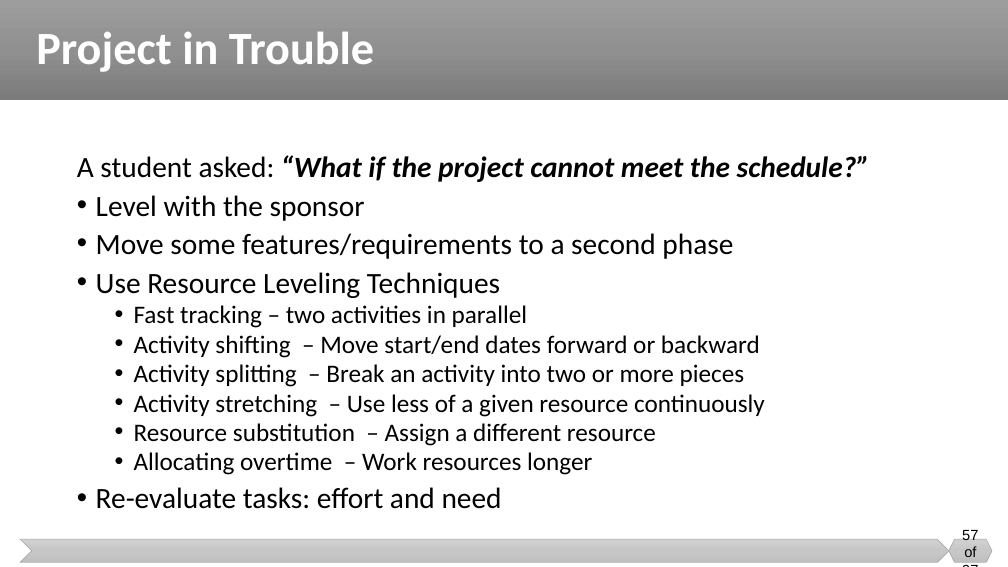
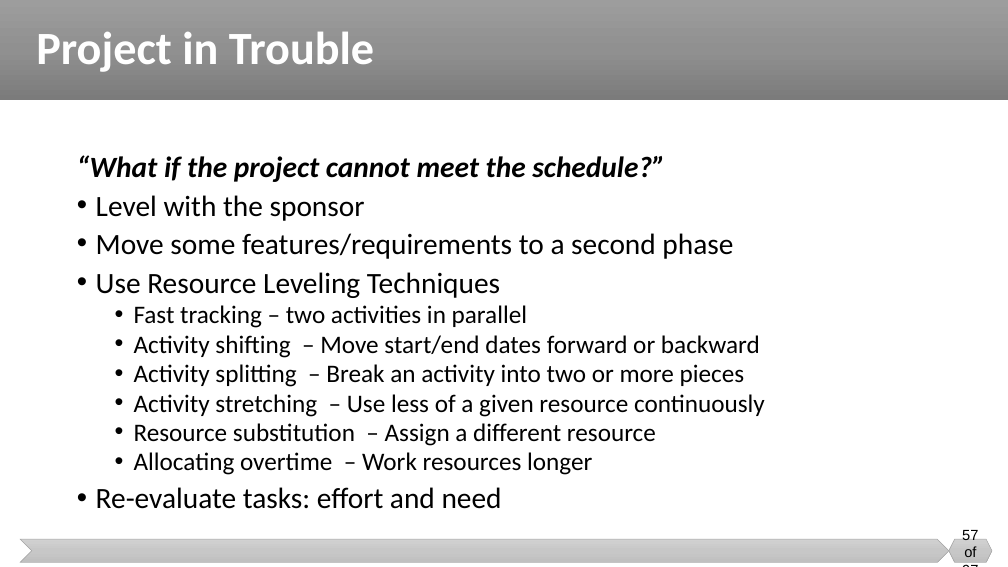
Before and after one commit to malenezi/malenezi, a slide deck: slide 57 of SE423/Lectures/9-Change Management/Change Management.pptx. Drawn at 1008x567 pixels with LibreOffice and Linux fonts; fonts in the diff are those of the drawing. Boxes give left, top, right and bottom in pixels: in the first picture for what was removed or moved away, otherwise in the second. Text is boxed around its words. In the diff, an @@ line names an element or a change of style, - is before the commit and + after.

```diff
--- a/SE423/Lectures/9-Change Management/Change Management.pptx
+++ b/SE423/Lectures/9-Change Management/Change Management.pptx
@@ text at [77,155,665,182]: text changed @@
-A student asked: “What if the project cannot meet the schedule?”
+“What if the project cannot meet the schedule?”
```
Also in this commit, not shown: 8 other slides changed, 4 slides added, 1 slide removed, 1 other file.
